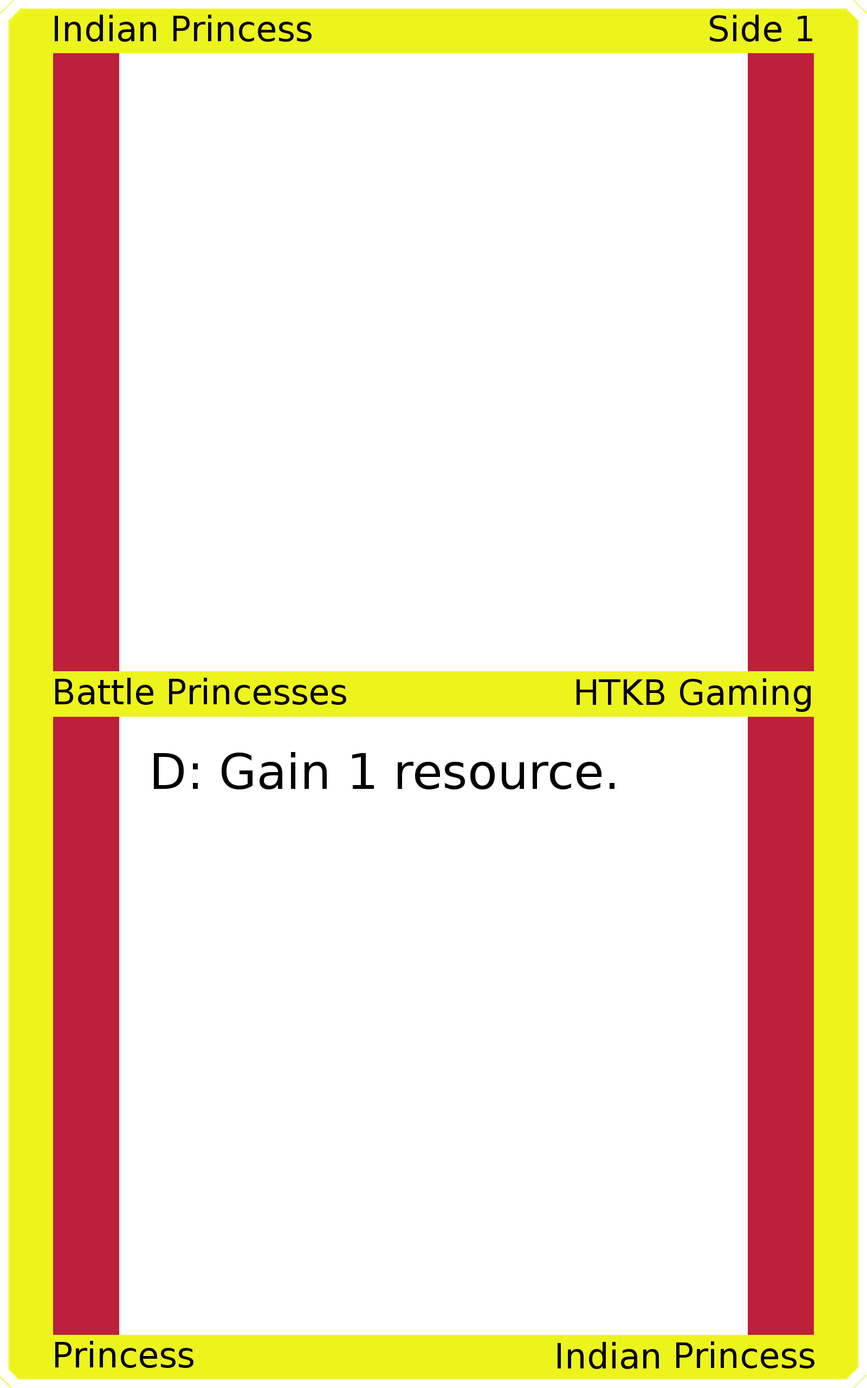
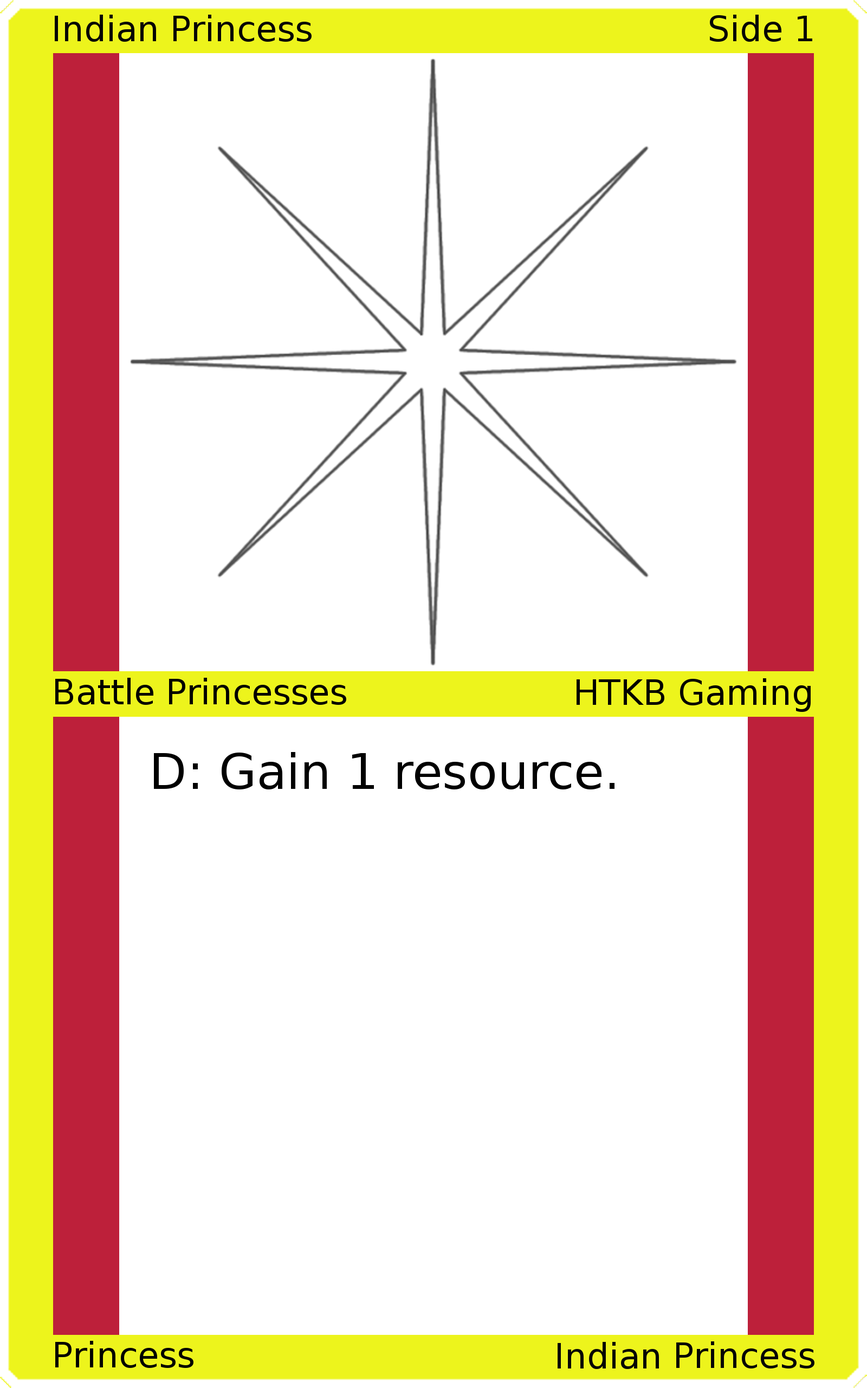
Before/after of a 867px x 1388px layered artwork. What changed in the layer stack:
added layer "Art" above "Top Background" over [129, 57, 738, 666]
